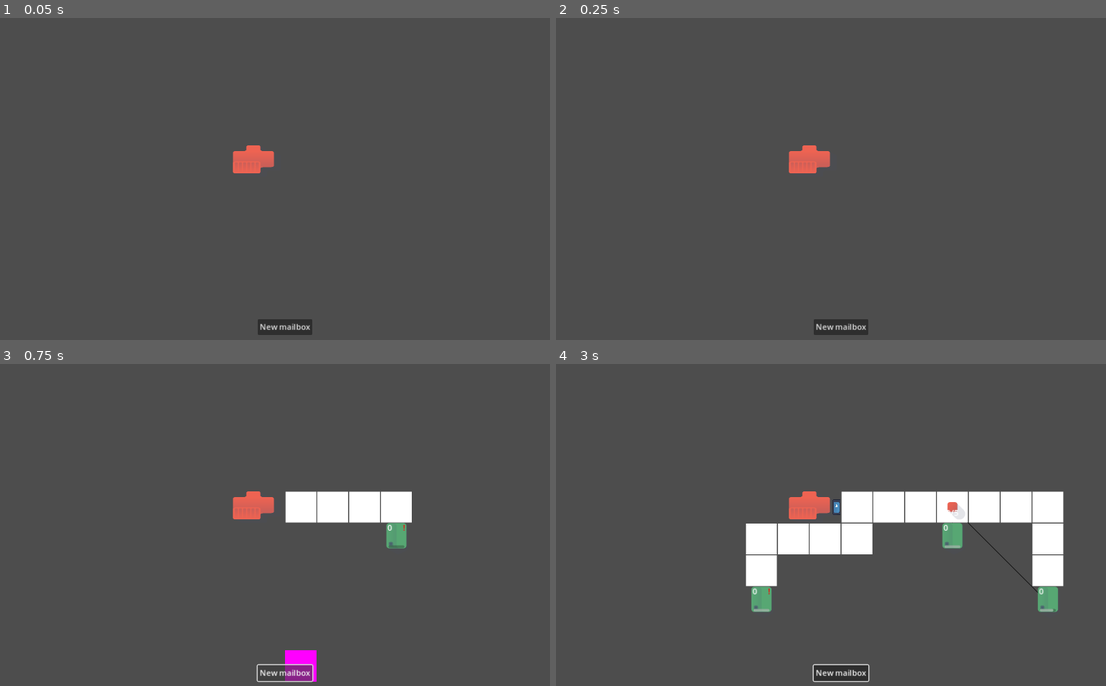
Above: before the commit, frames 1-4 (two rows, left to right).
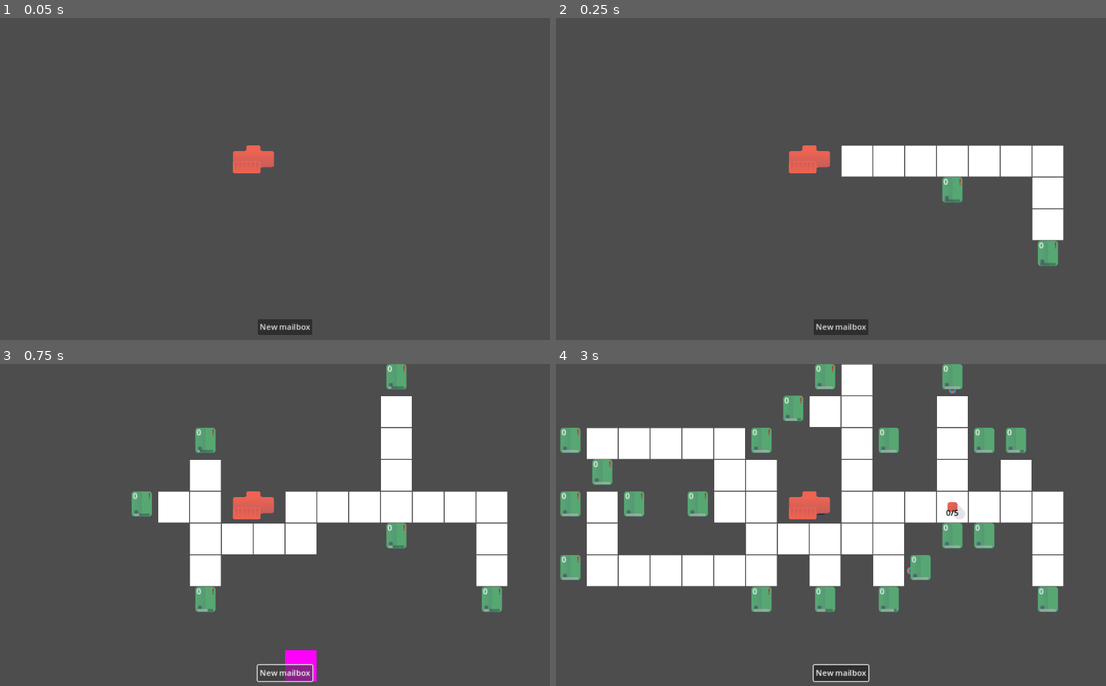
Above: after the commit, the same moments.

Repository: bakkelim/project-postal
Game: Godot game, scene res://scenes/main/main.tscn
Two runs of this game, one before a commit and one after it. Both use one fixed random seed, a clock stepped at 60 frames per second and the inputs below. The engine's default icon, where the game draws it, is replaced by a stand-in: a white triangle on a blue panel in a dark square.
Inputs (mouse positions are in pixels of both pictures, inside the frame that each line leads up to):
- Up to frame 1 (0.05 s): no input
- Up to frame 2 (0.25 s): no input
- Up to frame 3 (0.75 s): click "New mailbox" at 0.5 s
- Up to frame 4 (3 s): click "New mailbox" at 1.25 s; click "New mailbox" at 2 s; move the mouse to (968, 508) at 2.77 s; press the mouse at (968, 508) at 2.78 s

Frame 1 is identical in both runs. In frame 2, 5.6% of the frame differs, in the area x 51-93%, y 39-78%; in frame 3, 10%; in frame 4, 20%, in the area x 0-91%, y 0-78%.

Commit message:
feat: walk along road

Diff:
--- a/project.godot
+++ b/project.godot
@@ -29,6 +29,7 @@
 [global_group]
 
 houses=""
+road_path_manager=""
 
 [input]
 
--- a/scenes/components/capacity_component/capacity_component.tscn
+++ b/scenes/components/capacity_component/capacity_component.tscn
@@ -9,5 +9,6 @@
 offset_right = 25.0
 offset_bottom = 23.0
 size_flags_horizontal = 4
+theme_override_colors/font_color = Color(0, 0, 0, 1)
 theme_override_font_sizes/font_size = 16
 text = "0/0"
--- a/scenes/main/main.tscn
+++ b/scenes/main/main.tscn
@@ -7,6 +7,7 @@
 [ext_resource type="PackedScene" uid="uid://cd3x4amq05w5g" path="res://scenes/managers/building_manager/building_manager.tscn" id="3_bdker"]
 [ext_resource type="PackedScene" uid="uid://cu320w4niwr7l" path="res://scenes/managers/spawn_manager/spawn_manager.tscn" id="4_kmrci"]
 [ext_resource type="PackedScene" uid="uid://dt5hy6ytg3lh" path="res://scenes/managers/road_manager/road_manager.tscn" id="5_1pmqi"]
+[ext_resource type="PackedScene" uid="uid://bvukjlkfihs75" path="res://scenes/managers/road_path_manager/road_path_manager.tscn" id="6_ab1gs"]
 [ext_resource type="TileSet" uid="uid://7uosl83yl72i" path="res://assets/road_tile_set.tres" id="7_o5dxc"]
 
 [node name="Main" type="Node"]
@@ -23,17 +24,20 @@
 house_root = NodePath("../Houses")
 
 [node name="SpawnManager" parent="." node_paths=PackedStringArray("house_root", "grid_manager", "road_manager") instance=ExtResource("4_kmrci")]
-min_spawn_time = 0.4
-max_spawn_time = 1.0
+min_spawn_time = 0.1
+max_spawn_time = 0.1
 house_root = NodePath("../Houses")
 grid_manager = NodePath("../GridManager")
-max_num_of_houses = 30
+max_num_of_houses = 20
 road_manager = NodePath("../RoadManager")
 
-[node name="RoadManager" parent="." node_paths=PackedStringArray("grid_manager", "road_tile_map_layer", "post_office") instance=ExtResource("5_1pmqi")]
+[node name="RoadManager" parent="." node_paths=PackedStringArray("grid_manager", "road_tile_map_layer", "post_office", "road_path_manager") instance=ExtResource("5_1pmqi")]
 grid_manager = NodePath("../GridManager")
 road_tile_map_layer = NodePath("../RoadTileMapLayer")
 post_office = NodePath("../PostOffice")
+road_path_manager = NodePath("../RoadPathManager")
+
+[node name="RoadPathManager" parent="." groups=["road_path_manager"] instance=ExtResource("6_ab1gs")]
 
 [node name="BuildUI" parent="." instance=ExtResource("1_t1k2b")]
 
--- a/scenes/managers/grid_manager/grid_manager.gd
+++ b/scenes/managers/grid_manager/grid_manager.gd
@@ -7,6 +7,28 @@
 @export var road_manager: RoadManager
 
 var occupied_cells: Dictionary = {}
+
+
+static func position_to_cell(position: Vector2) -> Vector2i:
+	var grid_position := position / GameState.tile_size
+	grid_position = grid_position.floor()
+	return grid_position
+
+
+static func cell_to_position(cell: Vector2i) -> Vector2:
+	var position := Vector2(cell * GameState.tile_size)
+	position.x += GameState.tile_size / 2.0
+	position.y += GameState.tile_size / 2.0
+	return position
+
+
+static func cell_to_cell_area(start_cell: Vector2i, size: Vector2i) -> Array[Vector2i]:
+	var cell_rect := Rect2i(start_cell, size)
+	var cell_area: Array[Vector2i] = []
+	for x in range(cell_rect.position.x, cell_rect.end.x):
+		for y in range(cell_rect.position.y, cell_rect.end.y):
+			cell_area.push_back(Vector2i(x, y))
+	return cell_area
 
 
 func _ready() -> void:
--- a/scenes/managers/road_manager/road_manager.gd
+++ b/scenes/managers/road_manager/road_manager.gd
@@ -4,6 +4,7 @@
 @export var grid_manager: GridManager
 @export var road_tile_map_layer: TileMapLayer
 @export var post_office: PostOffice
+@export var road_path_manager: RoadPathManager
 
 var _astargrid: AStarGrid2D
 
@@ -33,14 +34,12 @@
 	var from_cell: Vector2i = grid_manager.position_to_grid(from.global_position)
 
 	var path := _find_shortest_path(from_cell)
+	if not path.is_empty():
+		from.road_cell = path[0]
 	for c in path:
 		road_tile_map_layer.set_cell(c, 0, Vector2i.ZERO)
 		grid_manager.set_cell_as_occupied(c, GridManager.Type.ROAD)
-
-
-func _get_path_between(from: Vector2i, to: Vector2i) -> Array[Vector2i]:
-	var etst := _astargrid.get_id_path(from, to)
-	return etst
+		road_path_manager.set_free_cell(c)
 
 
 func _sort_by_distance_to_destination(
@@ -59,8 +58,7 @@
 	else:
 		shortest_path = _get_path_to_closest_road_cell(from_cell)
 
-	shortest_path.pop_back()
-	shortest_path.pop_front()
+	shortest_path.erase(from_cell)
 	set_occupied_cell(from_cell)
 	return shortest_path
 
@@ -83,4 +81,9 @@
 	set_free_cell(post_office_cell)
 	var shortest_path := _astargrid.get_id_path(from_cell, post_office_cell)
 	set_occupied_cell(post_office_cell)
+
+	for c in post_office_grids:
+		shortest_path.erase(c)
+
+	post_office.road_cell = shortest_path[shortest_path.size() - 1]
 	return shortest_path
--- /dev/null
+++ b/scenes/managers/road_path_manager/road_path_manager.gd
@@ -0,0 +1,78 @@
+class_name RoadPathManager
+extends Node
+
+var _astargrid: AStarGrid2D
+
+
+func _ready() -> void:
+	var x: int = floor(1152.0 / GameState.tile_size)
+	var y: int = floor(648.0 / GameState.tile_size)
+	var region := Rect2i(Vector2i.ZERO, Vector2i(x, y))
+	_astargrid = AStarGrid2D.new()
+	_astargrid.region = region
+	_astargrid.cell_size = Vector2i(GameState.tile_size, GameState.tile_size)
+	_astargrid.diagonal_mode = AStarGrid2D.DIAGONAL_MODE_NEVER
+	_astargrid.jumping_enabled = false
+	_astargrid.default_compute_heuristic = AStarGrid2D.HEURISTIC_MANHATTAN
+	_astargrid.default_estimate_heuristic = AStarGrid2D.HEURISTIC_MANHATTAN
+	_astargrid.update()
+	_astargrid.fill_solid_region(region)
+
+
+func get_resident_walking_to_house_path(resident: Resident) -> Array[Vector2i]:
+	var resident_cell := GridManager.position_to_cell(resident.global_position)
+	var house_cell := GridManager.position_to_cell(resident.home.global_position)
+
+	var path := _astargrid.get_id_path(resident_cell, resident.home.road_cell)
+	path.append(house_cell)
+	return path
+
+
+func get_resident_walking_to_mailbox_path(resident: Resident, mailbox: Mailbox) -> Array[Vector2i]:
+	var mailbox_cell := GridManager.position_to_cell(mailbox.global_position)
+	return _astargrid.get_id_path(resident.home.road_cell, mailbox_cell)
+
+
+func get_postman_walking_to_mailbox_path(postman: Postman, mailbox: Mailbox) -> Array[Vector2i]:
+	var post_office_cell := GridManager.position_to_cell(postman.working_place.global_position)
+	var postman_cell := GridManager.position_to_cell(postman.global_position)
+	var mailbox_cell := GridManager.position_to_cell(mailbox.global_position)
+
+	if postman_cell == post_office_cell:
+		postman_cell = postman.working_place.road_cell
+
+	return _astargrid.get_id_path(postman_cell, mailbox_cell)
+
+
+func get_postman_walking_to_post_office_path(postman: Postman) -> Array[Vector2i]:
+	var post_office_cell := GridManager.position_to_cell(postman.working_place.global_position)
+	var postman_cell := GridManager.position_to_cell(postman.global_position)
+
+	var path := _astargrid.get_id_path(postman_cell, postman.working_place.road_cell)
+	path.append(post_office_cell)
+	return path
+
+
+func get_postman_walking_to_house_path(
+	postman: Postman, house: House, previous_house: House
+) -> Array[Vector2i]:
+	var post_office_cell := GridManager.position_to_cell(postman.working_place.global_position)
+	var house_cell := GridManager.position_to_cell(house.global_position)
+	var postman_cell := GridManager.position_to_cell(postman.global_position)
+	if postman_cell == house_cell:
+		return []
+
+	if postman_cell == post_office_cell:
+		postman_cell = postman.working_place.road_cell
+	elif previous_house:
+		var previous_house_cell := GridManager.position_to_cell(previous_house.global_position)
+		if postman_cell == previous_house_cell:
+			postman_cell = previous_house.road_cell
+
+	var path := _astargrid.get_id_path(postman_cell, house.road_cell)
+	path.append(house_cell)
+	return path
+
+
+func set_free_cell(position: Vector2i) -> void:
+	_astargrid.set_point_solid(position, false)
--- /dev/null
+++ b/scenes/managers/road_path_manager/road_path_manager.tscn
@@ -0,0 +1,6 @@
+[gd_scene load_steps=2 format=3 uid="uid://bvukjlkfihs75"]
+
+[ext_resource type="Script" path="res://scenes/managers/road_path_manager/road_path_manager.gd" id="1_sqi42"]
+
+[node name="RoadPathManager" type="Node"]
+script = ExtResource("1_sqi42")
--- a/scenes/objects/house/house.gd
+++ b/scenes/objects/house/house.gd
@@ -6,6 +6,7 @@
 static var house_counter := 0
 
 var id: String
+var road_cell: Vector2i
 var received_mail_count: int = 0:
 	set(value):
 		received_mail_count = value
@@ -19,9 +20,9 @@
 @onready var _sprite: Sprite2D = $Sprite2D
 
 
-static func new_instance(tile_position: Vector2i) -> House:
+static func new_instance(cell_position: Vector2i) -> House:
 	var instance: House = Scene.instantiate()
-	instance.global_position = tile_position * GameState.tile_size
+	instance.global_position = cell_position * GameState.tile_size
 	return instance
 
 
--- a/scenes/objects/mailbox/mailbox.gd
+++ b/scenes/objects/mailbox/mailbox.gd
@@ -11,20 +11,21 @@
 
 var is_full: bool = false
 var is_grabbed: bool
+var road_cell: Vector2i
 
 @onready var pick_up_component: PickUpComponent = $PickUpComponent
 @onready var full_label: Label = $FullLabel
 @onready var _building_component: BuildingComponent = $BuildingComponent
 @onready var _house_collection_component: HouseCollectionComponent = $HouseCollectionComponent
-@onready var _edges_component: EdgesComponent = $EdgesComponent
+#@onready var _edges_component: EdgesComponent = $EdgesComponent
 @onready var _capacity_component: CapacityComponent = $CapacityComponent
 @onready var _coverage_area_component: Area2D = $CoverageAreaComponent
 @onready var _sprite: Sprite2D = $Sprite2D
 
 
-static func new_instance(mouse_tile_position: Vector2i) -> Mailbox:
+static func new_instance(mouse_cell_position: Vector2i) -> Mailbox:
 	var instance: Mailbox = Scene.instantiate()
-	instance.global_position = mouse_tile_position * GameState.tile_size
+	instance.global_position = mouse_cell_position * GameState.tile_size
 	return instance
 
 
@@ -73,14 +74,14 @@
 func _on_grabbed() -> void:
 	is_grabbed = true
 	queue_redraw()
-	_edges_component.redraw_edges = true
+	#_edges_component.redraw_edges = true
 	grabbed.emit()
 
 
 func _on_placed() -> void:
 	is_grabbed = false
 	queue_redraw()
-	_edges_component.redraw_edges = false
+	#_edges_component.redraw_edges = false
 	placed.emit()
 
 
@@ -89,7 +90,7 @@
 		return
 
 	_house_collection_component.add(area)
-	_edges_component.draw_edges(_house_collection_component.get_global_positions())
+	#_edges_component.draw_edges(_house_collection_component.get_global_positions())
 
 
 func _on_coverage_area_exited(area: Area2D) -> void:
@@ -97,4 +98,4 @@
 		return
 
 	_house_collection_component.remove(area)
-	_edges_component.draw_edges(_house_collection_component.get_global_positions())
+	#_edges_component.draw_edges(_house_collection_component.get_global_positions())
--- a/scenes/objects/post_office/post_office.gd
+++ b/scenes/objects/post_office/post_office.gd
@@ -1,5 +1,7 @@
 class_name PostOffice
 extends Area2D
+
+var road_cell: Vector2
 
 @onready var mailbox_collection_component: MailboxCollectionComponent = $MailboxCollectionComponent
 @onready var house_collection_component: HouseCollectionComponent = $HouseCollectionComponent
--- a/scenes/objects/post_office/post_office.tscn
+++ b/scenes/objects/post_office/post_office.tscn
@@ -38,7 +38,7 @@
 shape = SubResource("RectangleShape2D_w71b6")
 
 [node name="Postman" parent="." node_paths=PackedStringArray("mailbox_collection_component") instance=ExtResource("6_x1h2q")]
-position = Vector2(64, 32)
+position = Vector2(32, 32)
 mailbox_collection_component = NodePath("../MailboxCollectionComponent")
 
 [node name="Sprite2D" type="Sprite2D" parent="."]
--- a/scenes/objects/postman/states/collected.gd
+++ b/scenes/objects/postman/states/collected.gd
@@ -5,17 +5,17 @@
 func enter(_previous_state_path: String, data := {}) -> void:
 	postman.collected_mail.append_array(_collect_mail(data))
 
-	var mailboxes_to_visit: Array[Mailbox] = data.DATA_MAILBOXES_TO_VISIT
+	var mailboxes_to_visit: Array[Mailbox] = data[DATA_MAILBOXES_TO_VISIT]
 	if mailboxes_to_visit.size() <= 0:
 		finished.emit(WALKING_TO_POST_OFFICE, data)
 	else:
 		var selected_mailbox: Mailbox = mailboxes_to_visit.pop_back()
-		data.DATA_SELECTED_MAILBOX = selected_mailbox
-		data.DATA_MAILBOXES_TO_VISIT = mailboxes_to_visit
+		data[DATA_SELECTED_MAILBOX] = selected_mailbox
+		data[DATA_MAILBOXES_TO_VISIT] = mailboxes_to_visit
 		finished.emit(WALKING_TO_MAILBOX, data)
 
 
 func _collect_mail(data: Dictionary) -> Array[Mail]:
-	if data.DATA_SELECTED_MAILBOX is Mailbox:
-		return (data.DATA_SELECTED_MAILBOX as Mailbox).collect_mail()
+	if data[DATA_SELECTED_MAILBOX] is Mailbox:
+		return (data[DATA_SELECTED_MAILBOX] as Mailbox).collect_mail()
 	return []
--- a/scenes/objects/postman/states/delivered.gd
+++ b/scenes/objects/postman/states/delivered.gd
@@ -3,6 +3,6 @@
 
 
 func enter(_previous_state_path: String, data := {}) -> void:
-	var selected_house: House = data.DATA_SELECTED_HOUSE
+	var selected_house: House = data[DATA_SELECTED_HOUSE]
 	selected_house.received_mail_count += 1
 	finished.emit(WALKING_TO_HOUSE, data)
--- a/scenes/objects/postman/states/start_task.gd
+++ b/scenes/objects/postman/states/start_task.gd
@@ -13,8 +13,8 @@
 			postman.mailbox_collection_component.collection_changed.connect(_on_first_added)
 		else:
 			var selected_mailbox: Mailbox = mailboxes_to_visit.pop_back()
-			data.DATA_SELECTED_MAILBOX = selected_mailbox
-			data.DATA_MAILBOXES_TO_VISIT = mailboxes_to_visit
+			data[DATA_SELECTED_MAILBOX] = selected_mailbox
+			data[DATA_MAILBOXES_TO_VISIT] = mailboxes_to_visit
 			finished.emit(WALKING_TO_MAILBOX, data)
 	elif postman.current_task == postman.Tasks.SORTING:
 		finished.emit(SORTING, _data)
@@ -30,6 +30,6 @@
 func _on_first_added() -> void:
 	var mailboxes_to_visit := postman.mailbox_collection_component.get_copy()
 	var selected_mailbox: Mailbox = mailboxes_to_visit.pop_back()
-	_data.DATA_SELECTED_MAILBOX = selected_mailbox
-	_data.DATA_MAILBOXES_TO_VISIT = mailboxes_to_visit
+	_data[DATA_SELECTED_MAILBOX] = selected_mailbox
+	_data[DATA_MAILBOXES_TO_VISIT] = mailboxes_to_visit
 	finished.emit(WALKING_TO_MAILBOX, _data)
--- a/scenes/objects/postman/states/walking_to_house.gd
+++ b/scenes/objects/postman/states/walking_to_house.gd
@@ -4,6 +4,7 @@
 @export var animate_component: AnimateComponent
 
 var _data: Dictionary
+var _path: Array[Vector2i]
 
 
 func enter(_previous_state_path: String, data := {}) -> void:
@@ -12,9 +13,23 @@
 	if not selected_house:
 		finished.emit(WALKING_TO_POST_OFFICE, _data)
 		return
-	_data.DATA_SELECTED_HOUSE = selected_house
+	var previous_house: House = _data.get(DATA_SELECTED_HOUSE)
+	_data[DATA_SELECTED_HOUSE] = selected_house
+
 	animate_component.animation_finished.connect(_on_animation_finished)
-	animate_component.start_animation(selected_house.get_center_position())
+
+	var road_path_manager: RoadPathManager = get_tree().get_first_node_in_group("road_path_manager")
+	_path = road_path_manager.get_postman_walking_to_house_path(
+		postman, selected_house, previous_house
+	)
+
+	if _path.is_empty():
+		finished.emit(DELIVERED, _data)
+		return
+
+	var cell := _path.pop_front() as Vector2i
+	var position := GridManager.cell_to_position(cell)
+	animate_component.start_animation(position)
 
 
 func exit() -> void:
@@ -24,4 +39,10 @@
 
 
 func _on_animation_finished() -> void:
-	finished.emit(DELIVERED, _data)
+	if _path.is_empty():
+		finished.emit(DELIVERED, _data)
+		return
+
+	var cell: Vector2i = _path.pop_front()
+	var position := GridManager.cell_to_position(cell)
+	animate_component.start_animation(position)
--- a/scenes/objects/postman/states/walking_to_mailbox.gd
+++ b/scenes/objects/postman/states/walking_to_mailbox.gd
@@ -5,14 +5,25 @@
 
 var _data: Dictionary
 var _selected_mailbox: Mailbox
+var _path: Array[Vector2i]
 
 
 func enter(_previous_state_path: String, data := {}) -> void:
 	_data = data
-	_selected_mailbox = data.DATA_SELECTED_MAILBOX
+	_selected_mailbox = data[DATA_SELECTED_MAILBOX]
+	_selected_mailbox.grabbed.connect(_on_mailbox_grabbed)
 	animate_component.animation_finished.connect(_on_animation_finished)
-	animate_component.start_animation(_selected_mailbox.get_center_position())
-	_selected_mailbox.grabbed.connect(_on_mailbox_grabbed)
+
+	var road_path_manager: RoadPathManager = get_tree().get_first_node_in_group("road_path_manager")
+	_path = road_path_manager.get_postman_walking_to_mailbox_path(postman, _selected_mailbox)
+
+	if _path.is_empty():
+		finished.emit(COLLECTED, _data)
+		return
+
+	var cell: Vector2i = _path.pop_front()
+	var position := GridManager.cell_to_position(cell)
+	animate_component.start_animation(position)
 
 
 func exit() -> void:
@@ -22,14 +33,20 @@
 
 
 func _on_animation_finished() -> void:
-	finished.emit(COLLECTED, _data)
+	if _path.is_empty():
+		finished.emit(COLLECTED, _data)
+		return
+
+	var cell: Vector2i = _path.pop_front()
+	var position := GridManager.cell_to_position(cell)
+	animate_component.start_animation(position)
 
 
 func _on_mailbox_grabbed() -> void:
-	var mailboxes_to_visit: Array[Mailbox] = _data.DATA_MAILBOXES_TO_VISIT
+	var mailboxes_to_visit: Array[Mailbox] = _data[DATA_MAILBOXES_TO_VISIT]
 	var selected_mailbox: Mailbox = mailboxes_to_visit.pop_back()
-	_data.DATA_SELECTED_MAILBOX = selected_mailbox
-	_data.DATA_MAILBOXES_TO_VISIT = mailboxes_to_visit
+	_data[DATA_SELECTED_MAILBOX] = selected_mailbox
+	_data[DATA_MAILBOXES_TO_VISIT] = mailboxes_to_visit
 
 	if not selected_mailbox:
 		finished.emit(WALKING_TO_POST_OFFICE, _data)
--- a/scenes/objects/postman/states/walking_to_post_office.gd
+++ b/scenes/objects/postman/states/walking_to_post_office.gd
@@ -4,12 +4,22 @@
 @export var animate_component: AnimateComponent
 
 var _data: Dictionary
+var _path: Array[Vector2i]
 
 
 func enter(_previous_state_path: String, data := {}) -> void:
 	_data = data
 	animate_component.animation_finished.connect(_on_animation_finished)
-	animate_component.start_animation(postman.working_place.get_center_position())
+	var road_path_manager: RoadPathManager = get_tree().get_first_node_in_group("road_path_manager")
+	_path = road_path_manager.get_postman_walking_to_post_office_path(postman)
+
+	if _path.is_empty():
+		finished.emit(START_TASK, _data)
+		return
+
+	var cell := _path.pop_front() as Vector2i
+	var position := GridManager.cell_to_position(cell)
+	animate_component.start_animation(position)
 
 
 func exit() -> void:
@@ -18,4 +28,10 @@
 
 
 func _on_animation_finished() -> void:
-	finished.emit(START_TASK, _data)
+	if _path.size() <= 0:
+		finished.emit(START_TASK, _data)
+		return
+
+	var cell: Vector2i = _path.pop_front()
+	var position := GridManager.cell_to_position(cell)
+	animate_component.start_animation(position)
--- a/scenes/objects/resident/states/delivered.gd
+++ b/scenes/objects/resident/states/delivered.gd
@@ -3,10 +3,10 @@
 
 
 func enter(_previous_state_path: String, data := {}) -> void:
-	var mailbox: Mailbox = data.DATA_SELECTED_MAILBOX
+	var mailbox: Mailbox = data[DATA_SELECTED_MAILBOX]
 	if not mailbox.is_full:
-		mailbox.deposit_mail(data.DATA_MAIL)
-		data.DATA_MAIL = null
+		mailbox.deposit_mail(data[DATA_MAIL])
+		data[DATA_MAIL] = null
 		resident.update_sprite_without_mail()
 
 	finished.emit(WALKING_TO_HOUSE, data)
--- a/scenes/objects/resident/states/producing.gd
+++ b/scenes/objects/resident/states/producing.gd
@@ -22,11 +22,11 @@
 
 
 func _on_mail_produced(mail: Mail) -> void:
-	_data.DATA_MAIL = mail
+	_data[DATA_MAIL] = mail
 
 	var selected_mailbox := resident.get_closest_mailbox()
 	if not selected_mailbox:
 		finished.emit(WAITING, _data)
 	else:
-		_data.DATA_SELECTED_MAILBOX = selected_mailbox
+		_data[DATA_SELECTED_MAILBOX] = selected_mailbox
 		finished.emit(WALKING_TO_MAILBOX, _data)
--- a/scenes/objects/resident/states/waiting.gd
+++ b/scenes/objects/resident/states/waiting.gd
@@ -10,7 +10,7 @@
 	if not selected_mailbox:
 		resident.mailbox_collection_component.collection_changed.connect(_on_first_added)
 	else:
-		data.DATA_SELECTED_MAILBOX = selected_mailbox
+		data[DATA_SELECTED_MAILBOX] = selected_mailbox
 		finished.emit(WALKING_TO_MAILBOX, data)
 
 
@@ -23,5 +23,5 @@
 	var selected_mailbox := resident.get_closest_mailbox()
 	if not selected_mailbox:
 		return
-	_data.DATA_SELECTED_MAILBOX = selected_mailbox
+	_data[DATA_SELECTED_MAILBOX] = selected_mailbox
 	finished.emit(WALKING_TO_MAILBOX, _data)
--- a/scenes/objects/resident/states/walking_to_house.gd
+++ b/scenes/objects/resident/states/walking_to_house.gd
@@ -4,12 +4,26 @@
 @export var animate_component: AnimateComponent
 
 var _data: Dictionary
+var _path: Array[Vector2i]
 
 
 func enter(_previous_state_path: String, data := {}) -> void:
 	_data = data
 	animate_component.animation_finished.connect(_on_animation_finished)
-	animate_component.start_animation(resident.home.get_center_position())
+
+	var road_path_manager: RoadPathManager = get_tree().get_first_node_in_group("road_path_manager")
+	_path = road_path_manager.get_resident_walking_to_house_path(resident)
+
+	if _path.is_empty():
+		if _data[DATA_MAIL]:
+			finished.emit(WAITING, _data)
+		else:
+			finished.emit(PRODUCING, _data)
+		return
+
+	var cell := _path.pop_front() as Vector2i
+	var position := GridManager.cell_to_position(cell)
+	animate_component.start_animation(position)
 
 
 func exit() -> void:
@@ -18,7 +32,13 @@
 
 
 func _on_animation_finished() -> void:
-	if _data.DATA_MAIL:
-		finished.emit(WAITING, _data)
-	else:
-		finished.emit(PRODUCING, _data)
+	if _path.is_empty():
+		if _data[DATA_MAIL]:
+			finished.emit(WAITING, _data)
+		else:
+			finished.emit(PRODUCING, _data)
+		return
+
+	var cell: Vector2i = _path.pop_front()
+	var position := GridManager.cell_to_position(cell)
+	animate_component.start_animation(position)
--- a/scenes/objects/resident/states/walking_to_mailbox.gd
+++ b/scenes/objects/resident/states/walking_to_mailbox.gd
@@ -6,15 +6,27 @@
 var _data: Dictionary
 var _selected_mailbox: Mailbox
 
+var _path: Array[Vector2i]
+
 
 func enter(_previous_state_path: String, data := {}) -> void:
 	_data = data
 
-	_selected_mailbox = data.DATA_SELECTED_MAILBOX
+	_selected_mailbox = data[DATA_SELECTED_MAILBOX]
 	_selected_mailbox.grabbed.connect(_on_mailbox_grabbed)
 
 	animate_component.animation_finished.connect(_on_animation_finished)
-	animate_component.start_animation(_selected_mailbox.get_center_position())
+
+	var road_path_manager: RoadPathManager = get_tree().get_first_node_in_group("road_path_manager")
+	_path = road_path_manager.get_resident_walking_to_mailbox_path(resident, _selected_mailbox)
+
+	if _path.is_empty():
+		finished.emit(DELIVERED, _data)
+		return
+
+	var cell: Vector2i = _path.pop_front()
+	var position := GridManager.cell_to_position(cell)
+	animate_component.start_animation(position)
 
 
 func exit() -> void:
@@ -24,7 +36,13 @@
 
 
 func _on_animation_finished() -> void:
-	finished.emit(DELIVERED, _data)
+	if _path.is_empty():
+		finished.emit(DELIVERED, _data)
+		return
+
+	var cell: Vector2i = _path.pop_front()
+	var position := GridManager.cell_to_position(cell)
+	animate_component.start_animation(position)
 
 
 func _on_mailbox_grabbed() -> void:
@@ -32,5 +50,5 @@
 	if not selected_mailbox:
 		finished.emit(WALKING_TO_HOUSE, _data)
 	else:
-		_data.DATA_SELECTED_MAILBOX = selected_mailbox
+		_data[DATA_SELECTED_MAILBOX] = selected_mailbox
 		finished.emit(WALKING_TO_MAILBOX, _data)
Not shown: 1 places in scenes/main/main.tscn that only renumber resources
